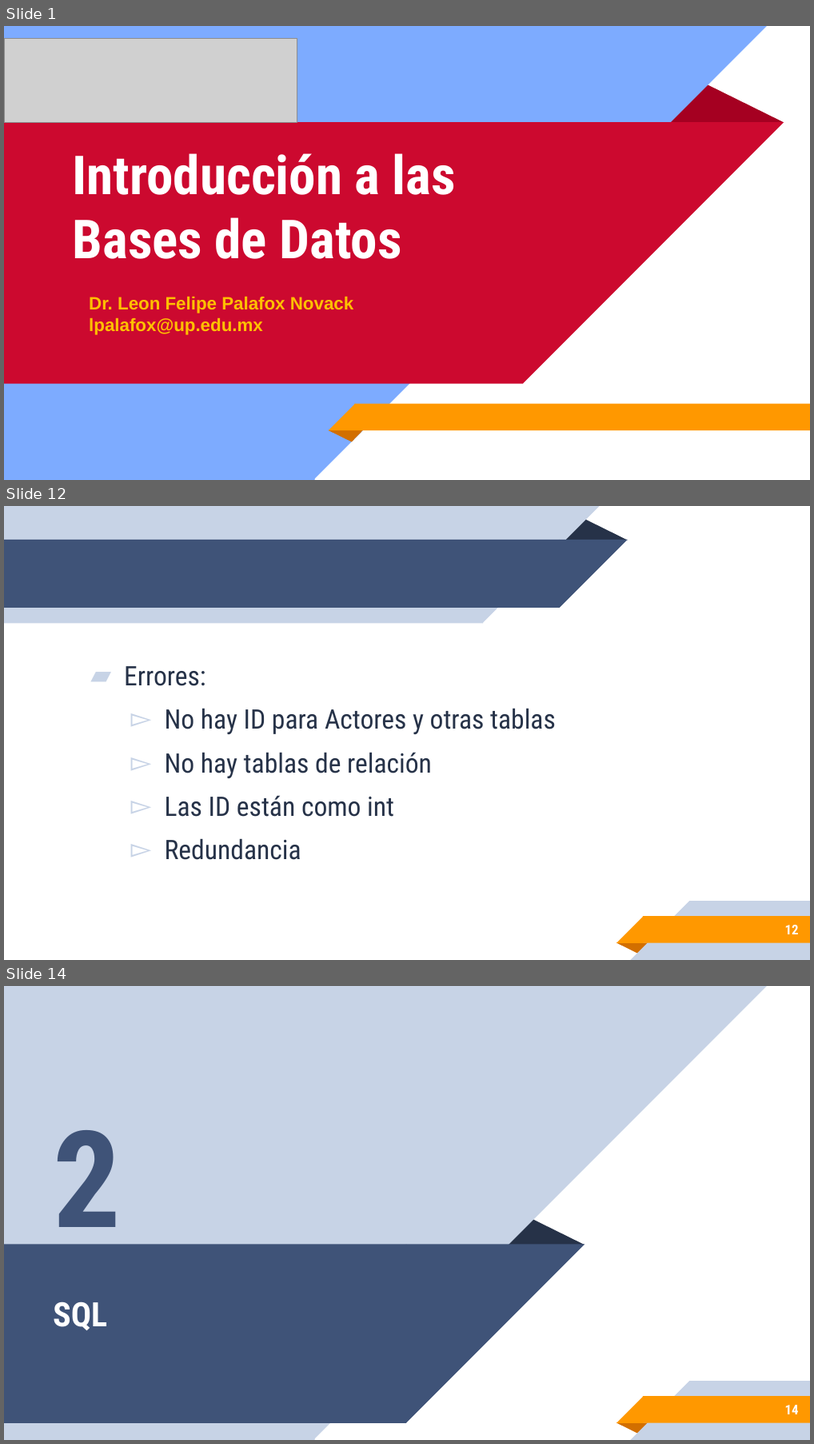
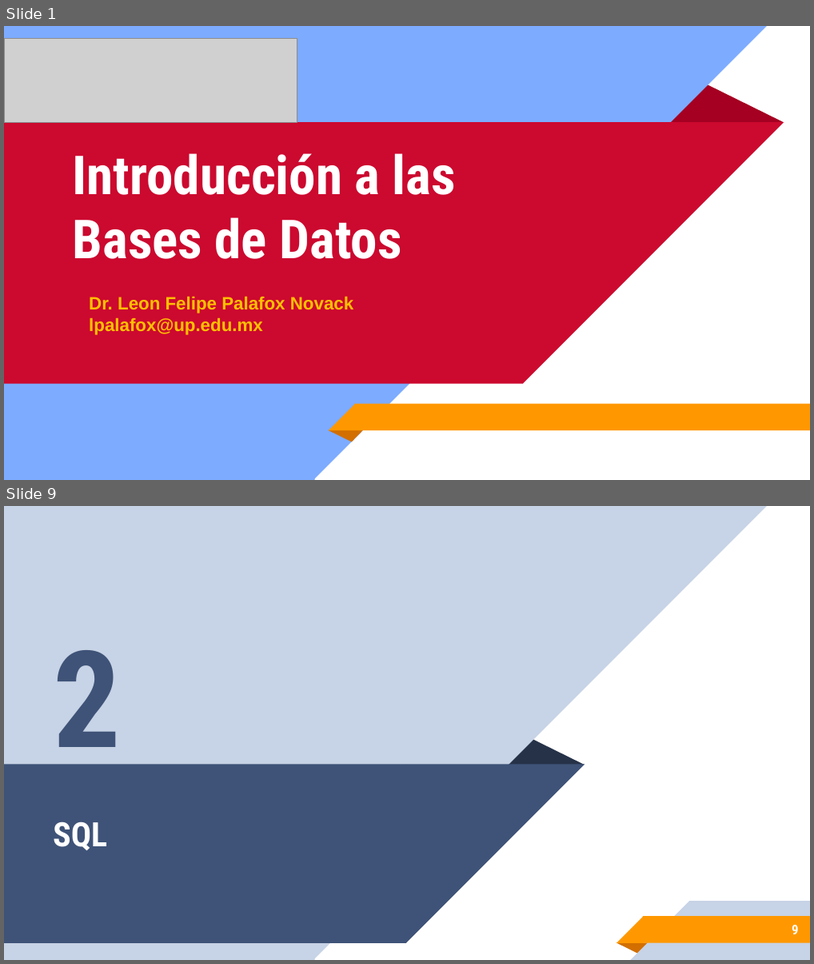
Before and after one commit to leonpalafox/dbclase, a slide deck: Slides/Clase_14_2018.pptx. Shown one above the other, each under a label of ours: slides 1, 12 and 14 before the commit, slides 1 and 9 after it; the slides between them are not shown. The pictures are 814x1444 and 814x964 pixels, drawn with LibreOffice and Linux fonts; fonts in the diff are those of the drawing; grey boxes stand for pictures; background and template pictures are left out. Boxes give left, top, right and bottom in pixels: in the first picture for what was removed or moved away, otherwise in the second. Text is boxed around its words. In the diff, an @@ line names an element or a change of style, - is before the commit and + after.

```diff
--- a/Slides/Clase_14_2018.pptx
+++ b/Slides/Clase_14_2018.pptx
@@ slide 12 removed at (x1=4, y1=506, x2=810, y2=960), background #FFFFFF; not listed: 5 template elements that a slide beside it also shows @@
@@ group removed at (x1=4, y1=506, x2=627, y2=623): 2 rectangles, 2 right triangles, 1 triangle @@
@@ text removed at (x1=124, y1=666, x2=556, y2=860) @@
-▰ Errores:
-  ▻ No hay ID para Actores y otras tablas
-  ▻ No hay tablas de relación
-  ▻ Las ID están como int
-  ▻ Redundancia
@@ page number removed at (x1=786, y1=924, x2=799, y2=934) @@
-12
@@ what was slide 14 is now slide 9 @@
@@ page number at (x1=792, y1=924, x2=798, y2=934): text changed @@
-14
+9
```
Also in this commit, not shown: 1 slide changed, 7 slides added, 17 other slides removed, 3 other files.
